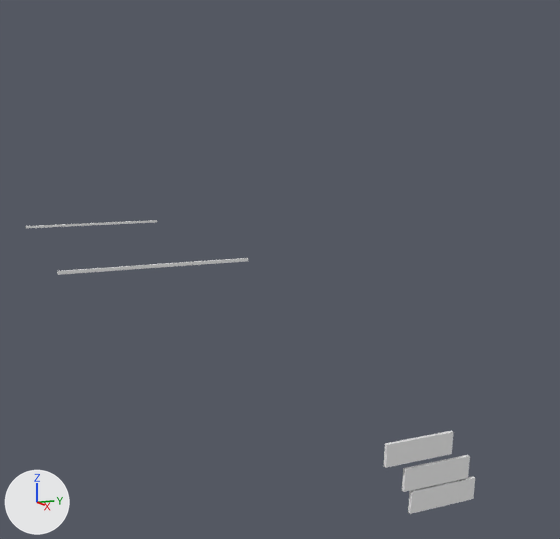
Renders of the Blender file rappy.blend from each side of a commit.
One viewpoint serves both versions: a camera (50 mm lens) standing at (1.769, -0.92, 1.749) and looking at (-0.073, -0.087, 1.401). The axes (+X, +Y, +Z) are drawn at lower left. The lights are the same throughout. The same objects are shown in both versions, whatever each file hides.

The first picture shows 'Obj.antenna.L', 'Obj.antenna.R', 'Obj.back.hair.001', 'Obj.back.hair.002', 'Obj.back.hair.003'.
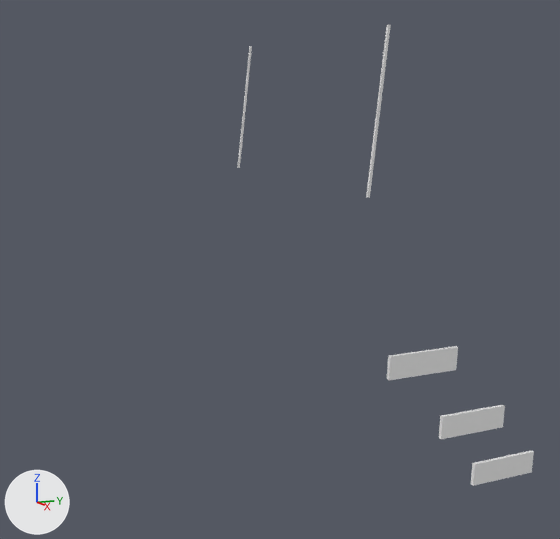
Commit message: Adjust softbodies.

Where the change shows, as pixel boxes (x1, y1, x2, y2) in the pictures (560 x 539 px):
'Obj.back.hair.001', moved: before (383, 431, 453, 468); after (387, 346, 458, 380)
'Obj.back.hair.002', moved: before (402, 455, 470, 492); after (439, 405, 505, 439)
'Obj.back.hair.003', moved: before (408, 476, 475, 514); after (471, 451, 534, 486)
'Obj.antenna.L', moved, turned: before (57, 258, 248, 275); after (366, 24, 391, 197)
'Obj.antenna.R', moved, turned: before (26, 220, 157, 228); after (237, 46, 252, 168)

Diff of the bpy script that builds the scene:
```diff
--- a/rappy.blend.py
+++ b/rappy.blend.py
@@ ob_obj_back_hair_003 @@
 ob_obj_back_hair_003 = bpy.data.objects.new('Obj.back.hair.003', me_cube_004)
-ob_obj_back_hair_003.location = (0.0, 0.408, 0.699)
+ob_obj_back_hair_003.location = (0.0, 0.632, 0.743)
 ob_obj_back_hair_003.rotation_euler = (1.571, 0.0, 0.0)  # degrees (90, 0, 0)
@@ ob_obj_back_hair_002 @@
 ob_obj_back_hair_002 = bpy.data.objects.new('Obj.back.hair.002', me_cube_003)
-ob_obj_back_hair_002.location = (0.0, 0.385, 0.772)
+ob_obj_back_hair_002.location = (0.0, 0.507, 0.911)
 ob_obj_back_hair_002.rotation_euler = (1.571, 0.0, 0.0)  # degrees (90, 0, 0)
@@ ob_obj_back_hair_001 @@
 ob_obj_back_hair_001 = bpy.data.objects.new('Obj.back.hair.001', me_cube_002)
-ob_obj_back_hair_001.location = (0.0, 0.244, 0.858)
+ob_obj_back_hair_001.location = (0.005, 0.245, 1.115)
 ob_obj_back_hair_001.rotation_euler = (1.571, 0.0, 0.0)  # degrees (90, 0, 0)
@@ ob_obj_antenna_r @@
 ob_obj_antenna_r = bpy.data.objects.new('Obj.antenna.R', me_cube_001)
-ob_obj_antenna_r.location = (0.0, -0.242, 1.592)
-ob_obj_antenna_r.rotation_euler = (1.571, 0.0, 3.142)  # degrees (90, 0, 180)
+ob_obj_antenna_r.location = (-0.052, -0.092, 2.107)
+ob_obj_antenna_r.rotation_euler = (0.117, 0.0, 3.142)  # degrees (6.7, 0, 180)
 ob_obj_antenna_r.scale = (-0.291, -0.291, -17.8)
@@ ob_obj_antenna_l @@
 ob_obj_antenna_l = bpy.data.objects.new('Obj.antenna.L', me_cube)
-ob_obj_antenna_l.location = (0.0, -0.242, 1.592)
-ob_obj_antenna_l.rotation_euler = (1.571, 0.0, 3.142)  # degrees (90, 0, 180)
+ob_obj_antenna_l.location = (-0.052, -0.092, 2.107)
+ob_obj_antenna_l.rotation_euler = (0.117, 0.0, 3.142)  # degrees (6.7, 0, 180)
 ob_obj_antenna_l.scale = (0.291, 0.291, 17.8)
```
